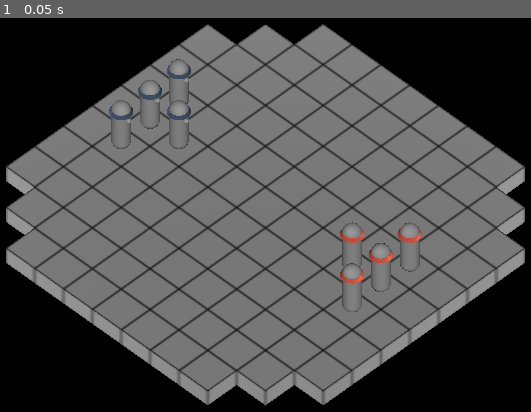
Above: before the commit, frame 1.
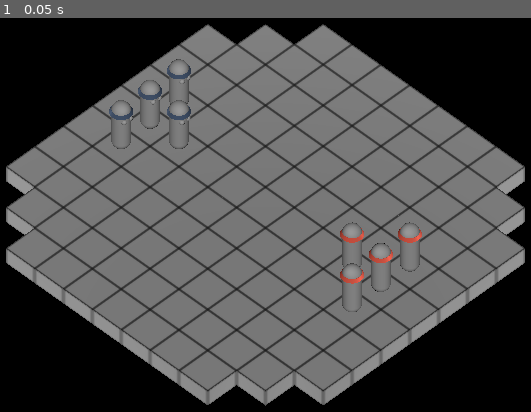
Above: after the commit, the same moment.

Repository: telmotrooper/meagre-tactics
Game: Godot game, scene res://main.tscn
Two runs of this game, one before a commit and one after it. Both use one fixed random seed, a clock stepped at 60 frames per second and the inputs below.
Inputs:
- Up to frame 1 (0.05 s): no input

The runs differ from the first frame. In frame 1, less than 0.1% of the frame differs, in the area x 22-76%, y 14-67%.

Commit message:
reorganizing piece scene

Diff:
--- a/piece/piece.gd
+++ b/piece/piece.gd
@@ -9,6 +9,6 @@
 
 func _ready() -> void:
 	if color == "blue":
-		$MeshInstance3D3.set_surface_override_material(0, blue_material)
+		$Headband.set_surface_override_material(0, blue_material)
 	elif color == "red":
-		$MeshInstance3D3.set_surface_override_material(0, red_material)
+		$Headband.set_surface_override_material(0, red_material)
--- a/piece/piece.tscn
+++ b/piece/piece.tscn
@@ -36,10 +36,14 @@
 [node name="CollisionShape3D" type="CollisionShape3D" parent="."]
 shape = SubResource("CapsuleShape3D_qi4j4")
 
-[node name="MeshInstance3D2" type="MeshInstance3D" parent="."]
-transform = Transform3D(1, 0, 0, 0, 1, 0, 0, 0, 1, 0, 0.3, 0.25)
+[node name="RightEye" type="MeshInstance3D" parent="."]
+transform = Transform3D(1, 0, 0, 0, 1, 0, 0, 0, 1, -0.1, 0.3, 0.2)
 mesh = SubResource("SphereMesh_g5081")
 
-[node name="MeshInstance3D3" type="MeshInstance3D" parent="."]
+[node name="LeftEye" type="MeshInstance3D" parent="."]
+transform = Transform3D(1, 0, 0, 0, 1, 0, 0, 0, 1, 0.1, 0.3, 0.2)
+mesh = SubResource("SphereMesh_g5081")
+
+[node name="Headband" type="MeshInstance3D" parent="."]
 transform = Transform3D(1, 0, 0, 0, 1, 0, 0, 0, 1, 0, 0.5, 0)
 mesh = SubResource("CylinderMesh_2ifsu")
